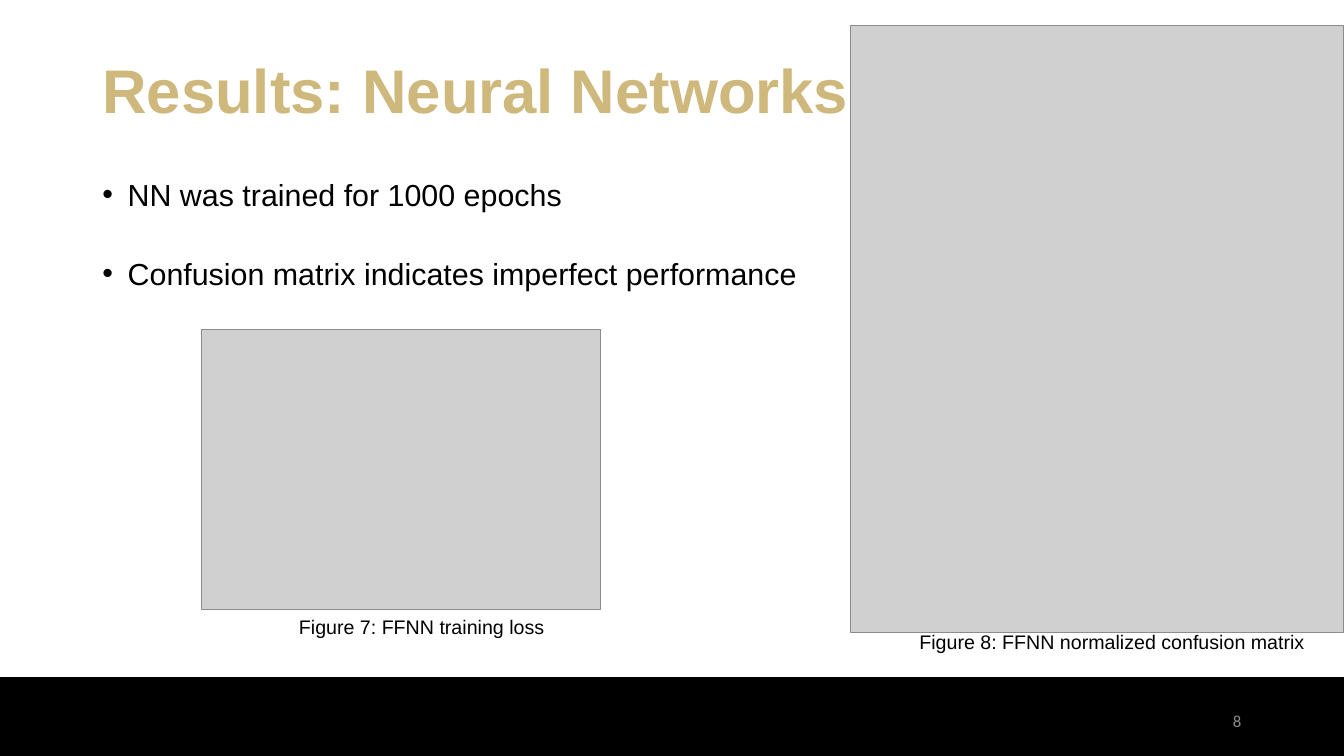
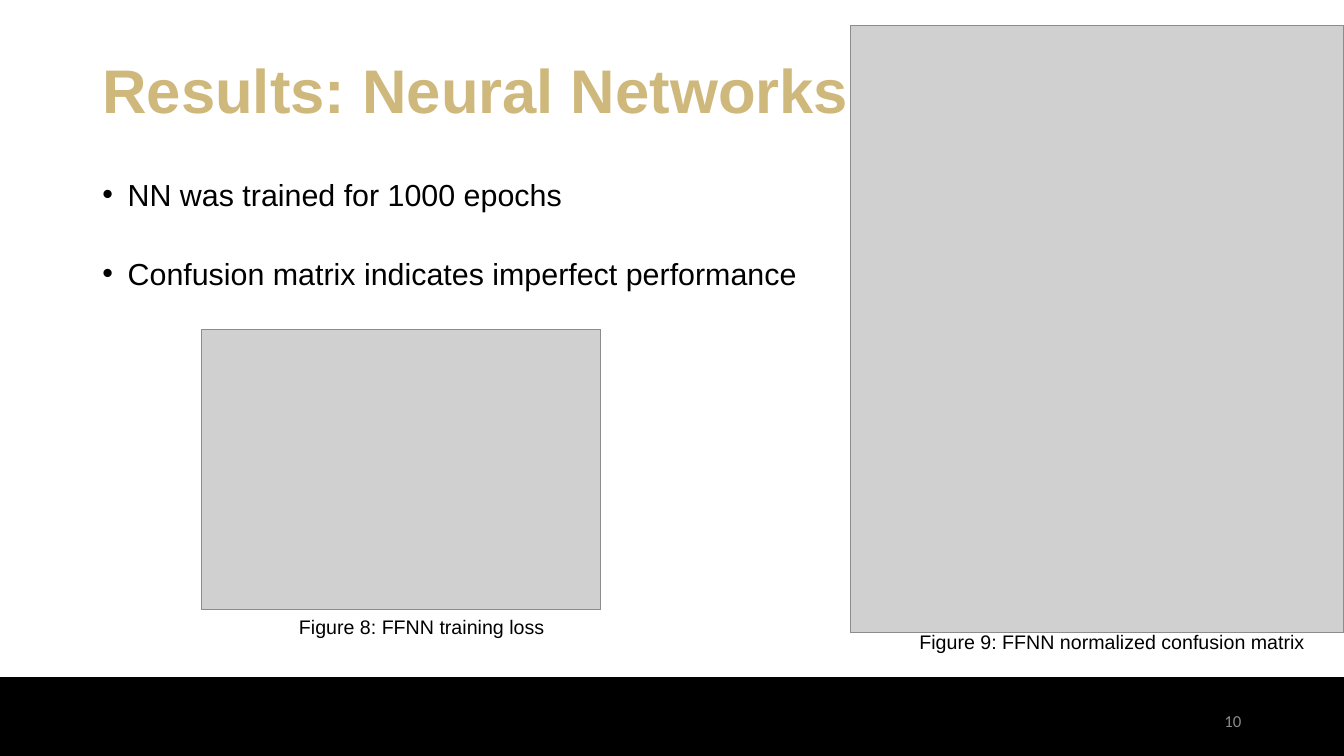
Before and after one commit to eli-kravitz/snowfall_prediction_vt, a slide deck: slide 10 of EliKravitz_ProjectPresentation.pptx (slide 8 before the commit). Drawn at 1344x756 pixels with LibreOffice and Linux fonts; fonts in the diff are those of the drawing; grey boxes stand for pictures; background and template pictures are left out. Boxes give left, top, right and bottom in pixels: in the first picture for what was removed or moved away, otherwise in the second. Text is boxed around its words. In the diff, an @@ line names an element or a change of style, - is before the commit and + after.

```diff
--- a/EliKravitz_ProjectPresentation.pptx
+++ b/EliKravitz_ProjectPresentation.pptx
@@ text at (299,619,544,638): text changed @@
-Figure 7: FFNN training loss
+Figure 8: FFNN training loss
@@ text at (919,634,1304,653): text changed @@
-Figure 8: FFNN normalized confusion matrix
+Figure 9: FFNN normalized confusion matrix
@@ page number at (1224,716,1241,727): text changed @@
-8
+10
```
Also in this commit, not shown: 6 other slides changed, 3 slides added, 2 other files.
